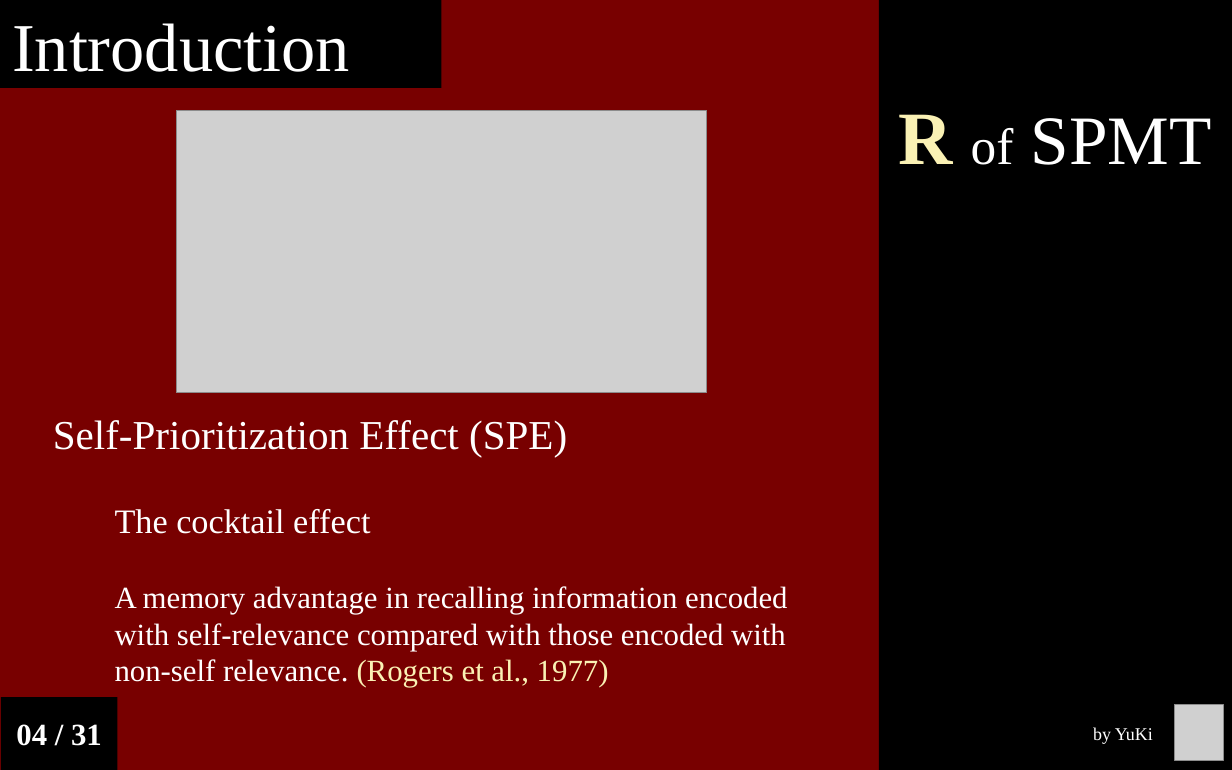
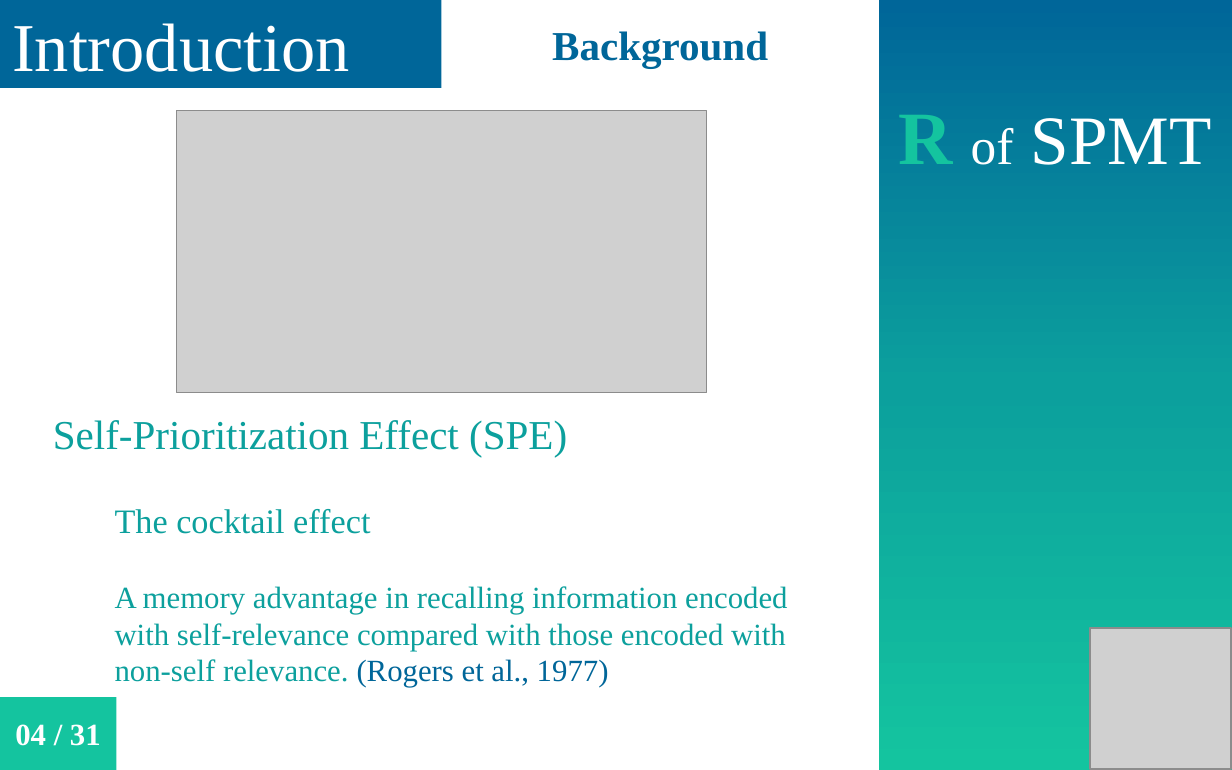
Before and after one commit to Chuan-Peng-Lab/ReliabilitySPE, a slide deck: slide 4 of 6_Reports/6_3_Phase_3/25th_NCP.pptx. Drawn at 1232x770 pixels with LibreOffice and Linux fonts; fonts in the diff are those of the drawing; grey boxes stand for pictures. Boxes give left, top, right and bottom in pixels: in the first picture for what was removed or moved away, otherwise in the second. Text is boxed around its words. In the diff, an @@ line names an element or a change of style, - is before the commit and + after.

```diff
--- a/6_Reports/6_3_Phase_3/25th_NCP.pptx
+++ b/6_Reports/6_3_Phase_3/25th_NCP.pptx
@@ background #780000 to #FFFFFF @@
@@ rectangle "Introduction" at [0,0,441,87]: fill #000000 to #006699 @@
@@ rectangle "R of SPMT" at [878,0,1232,770]: text colour #FAF1B4 to #14C49F, letter outline #FAF1B4 0.75 pt to #FFFFFF 0.75 pt in "R"; fill #000000 to gradient #006699 to #0CA09D to #14C49F @@
@@ text added at [552,31,768,68], 24 pt, text #006699, bold @@
+Background
@@ text "Self-Prioritization Effect (SPE)" at [53,420,788,688]: text colour #FFFFFF to #0CA09D in "Self-Prioritization Effect (SPE)", "The cocktail effect", "A memory advantage in recalling information encoded ..."; text colour #FAF1B4 to #006699 in "(Rogers et al., 1977)" @@
@@ picture added at [1090,628,1231,769] @@
@@ rectangle "04 / 31" at [0,697,116,770]: fill #000000 to #14C49F @@
@@ picture removed at [1174,705,1223,760] @@
@@ text removed at [1093,727,1153,744] @@
-by YuKi
```
Also in this commit, not shown: 29 other slides changed, 2 other files.
